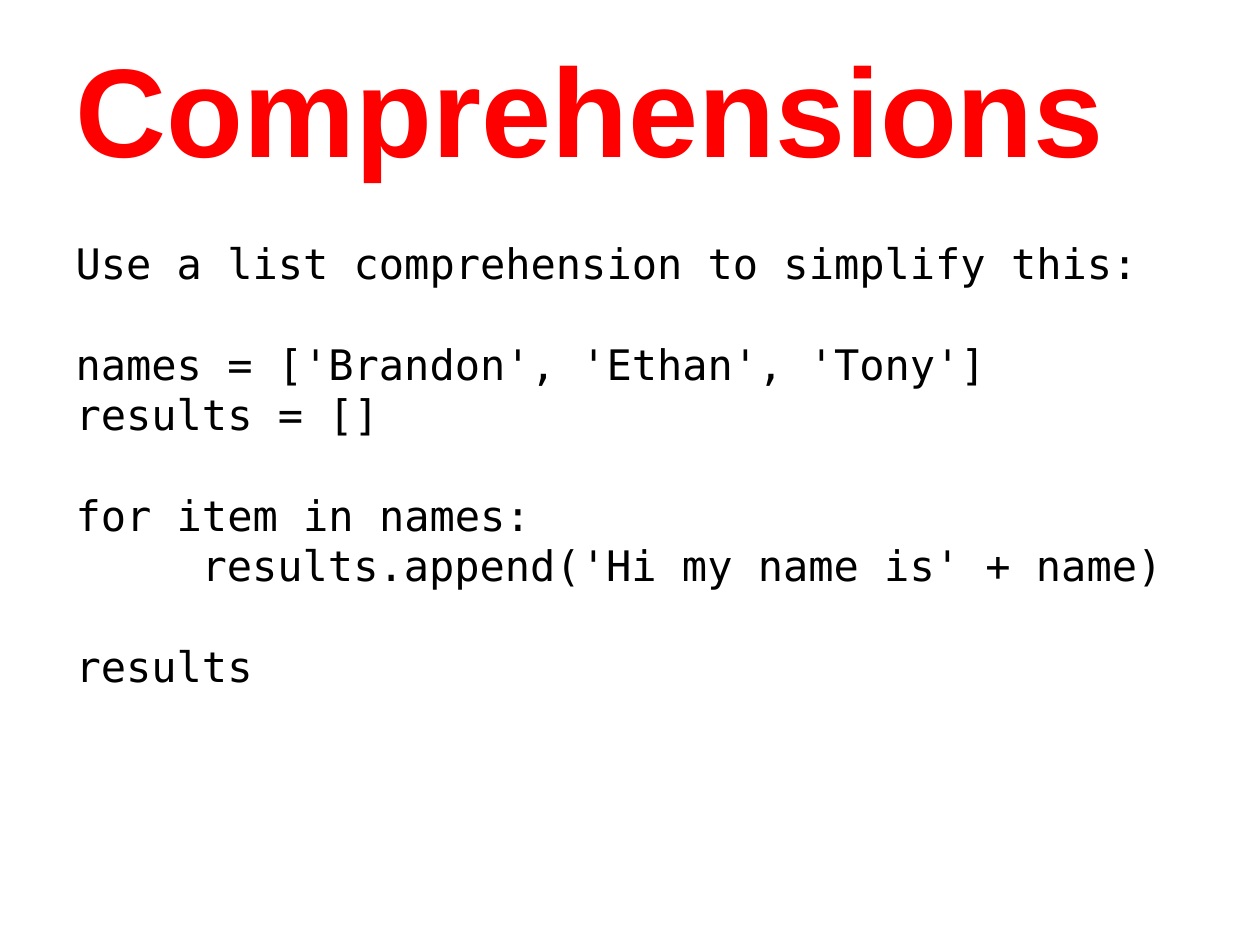
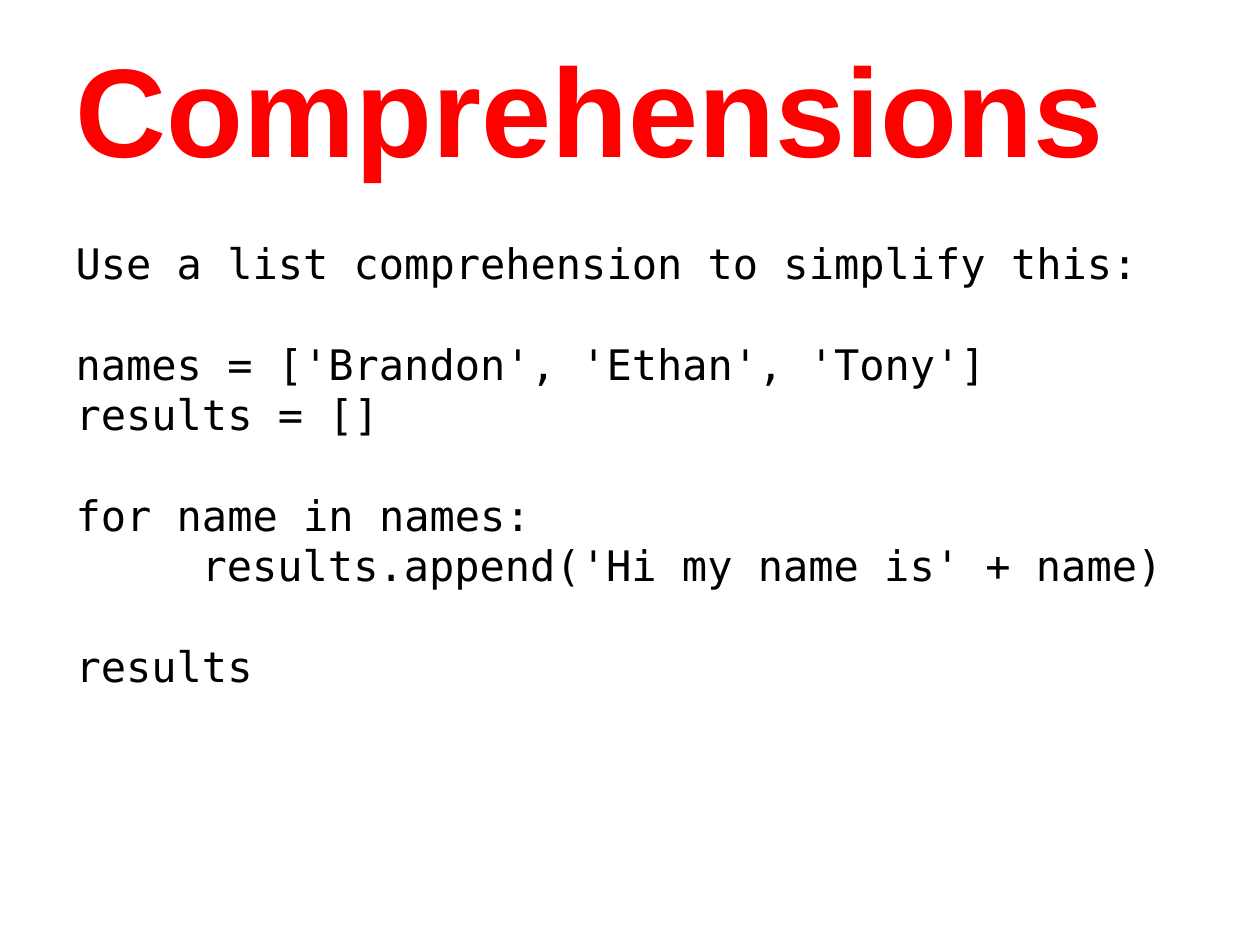
Before and after one commit to humanitiesprogramming/slides, a slide deck: slide 10 of 2017/python/Python Programming Concepts II.pptx. Drawn at 1260x945 pixels with LibreOffice and Linux fonts; fonts in the diff are those of the drawing. Boxes give left, top, right and bottom in pixels: in the first picture for what was removed or moved away, otherwise in the second. Text is boxed around its words. In the diff, an @@ line names an element or a change of style, - is before the commit and + after.

```diff
--- a/2017/python/Python Programming Concepts II.pptx
+++ b/2017/python/Python Programming Concepts II.pptx
@@ text at <box>76,499,531,532</box>: text changed @@
-for item in names:
+for name in names:
```
Also in this commit, not shown: 6 other slides changed, 2 other files.
